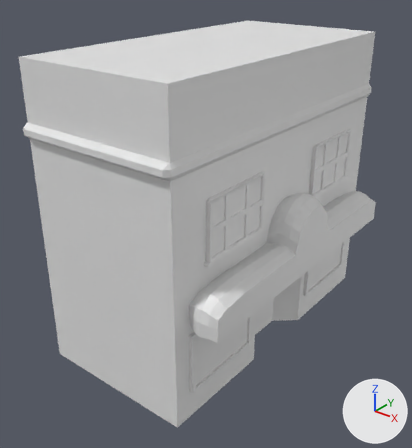
Two versions of the FBX model Assets/[MODELS]/restaurant.fbx, one commit apart.
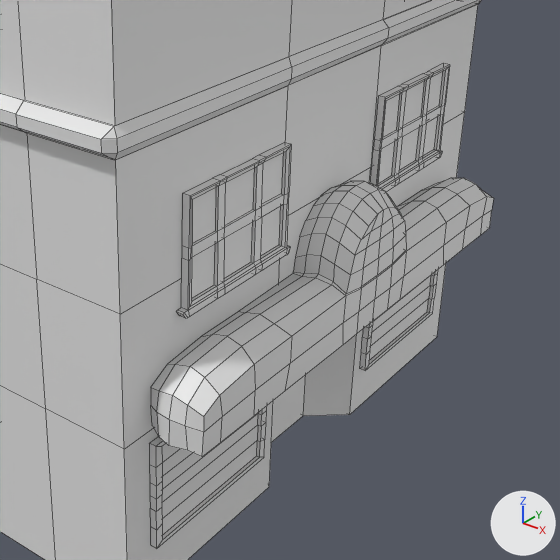
There are two pictures of each version: one whole from a camera (50 mm lens) standing at (10.49, -13.53, 11.72) and looking at (0.38, -0.9, 3.88), one close up on the part from 26% to 100% of the width and 21% to 89% of the height. Lighting does not change. The marker at lower right points along +X, +Y and +Z. The close-ups show mesh edges as thin lines. Materials are left out; every surface is plain grey. Where no turn or scale is listed for an object, it has been applied to the vertices.

The older version as bpy lines, for what is in view:
```python
me_scene_020 = bpy.data.meshes.new('Scene.020')
me_scene_020.from_pydata(...)  # 638 vertices, 572 faces; spans x -2.43..3.64, y -5.19..5.19, z 0.0..9.25
ob_restaurant = bpy.data.objects.new('restaurant', me_scene_020)
ob_restaurant.location = (0.0, 0.0, 0.0)
```
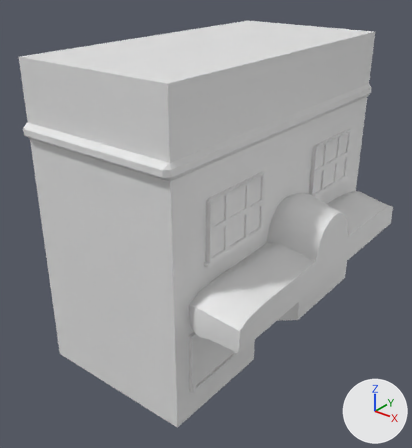
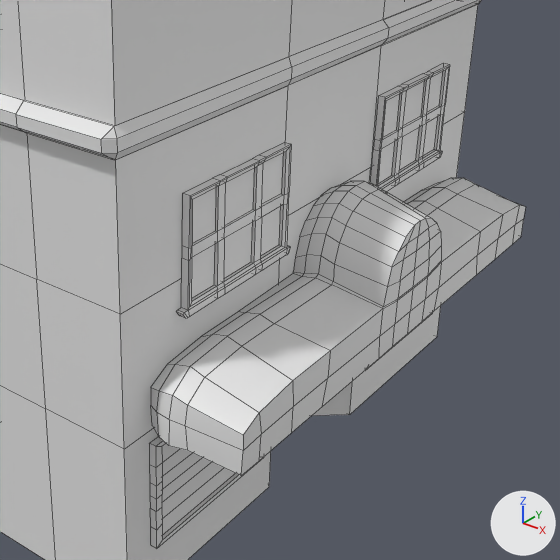
What changed in the scene script:
```text
Change me_scene_020:
    where me_scene_020.from_pydata(...)  # 638 vertices, 572 faces; spans x -2.43..3.64, y -5.19..5.19, z 0.0..9.25
    used by ob_restaurant; location = (0.0, 0.0, 0.0)
    me_scene_020 part 1: all 64 vertices in x 3.64, y -4.52..4.6, z 3.01..5.0 are moved by (0.63, 0.0, 0.0)
```

Pixel boxes (x1, y1, x2, y2) of what changed, in the close-ups (560 x 560 px; the box of a moved part takes in the faces that stretch with it):
'restaurant', reshaped: before (0, 0, 493, 560); after (0, 0, 525, 560)
part 1 of me_scene_020, moved or reshaped: before (185, 185, 493, 457); after (185, 185, 525, 476)
